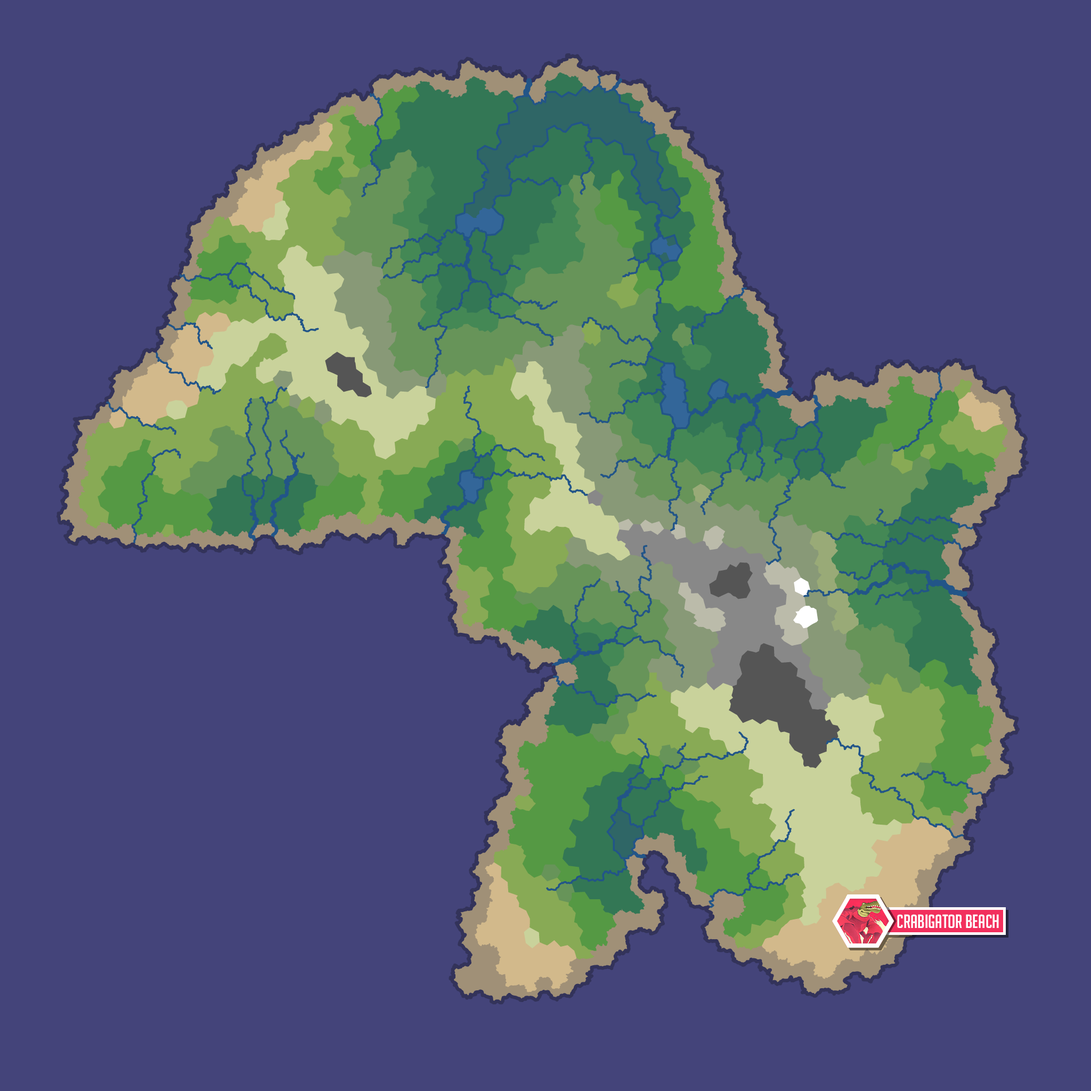
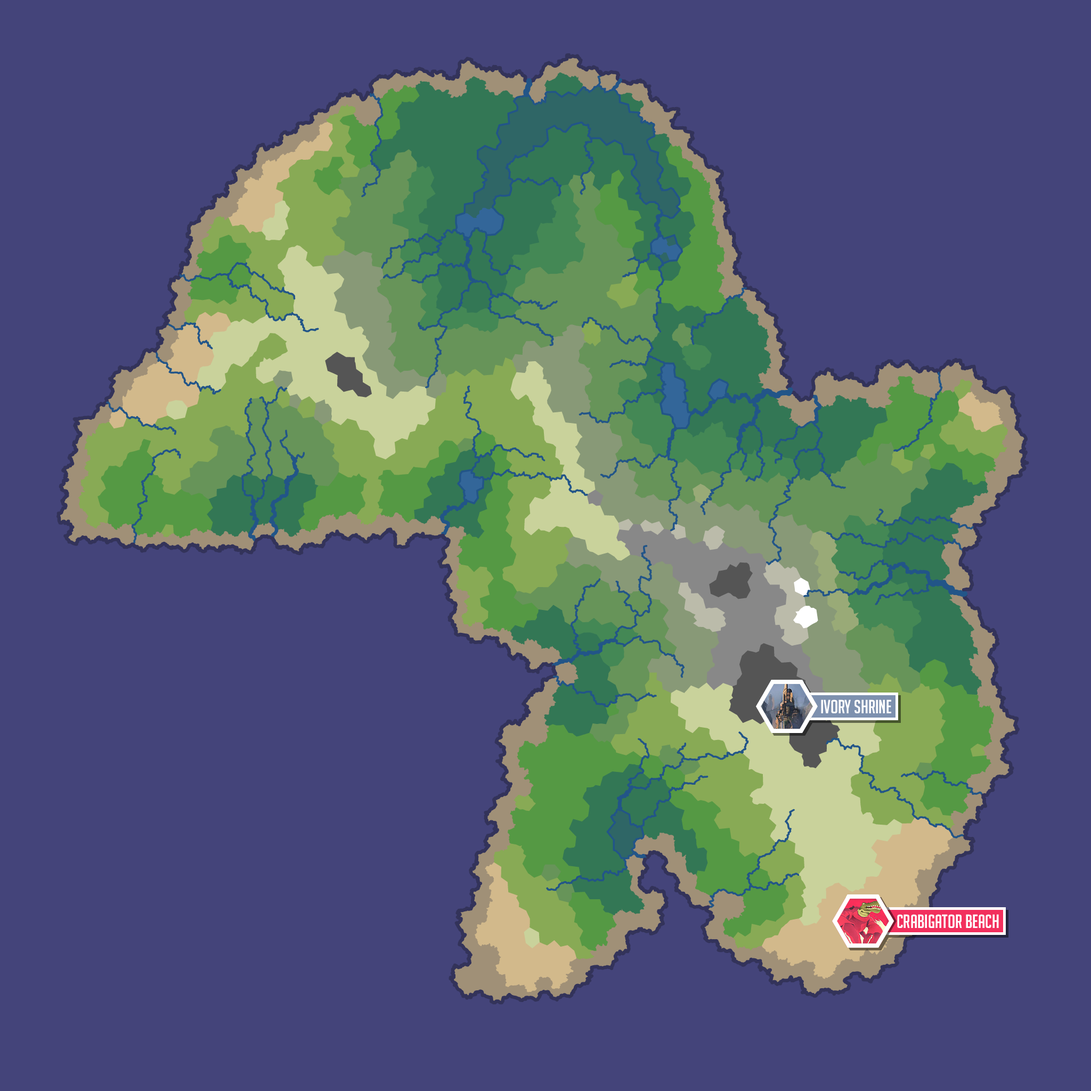
Two versions of the same layered image (1091x1091). Layer-by-layer changes:
added group "Shrine" with 10 layers above "Beach" over [756, 680, 902, 737]
added group "Location Tag" (1st of 2, in "Shrine") with 9 layers in group "Shrine" over [756, 680, 902, 737]
added group "Icon" (1st of 2, in "Shrine" › "Location Tag") with 3 layers in group "Location Tag" over [756, 680, 827, 737]
added layer "Location Icon Border" (1st of 2, in "Shrine" › "Location Tag" › "Icon") in group "Icon" over [756, 680, 819, 734]
added layer "66871330" in group "Icon" over [756, 680, 827, 737]
added layer "Location Icon Inner" (1st of 2, in "Shrine" › "Location Tag" › "Icon") in group "Icon" over [756, 680, 819, 734]
added group "Name" (1st of 2, in "Shrine" › "Location Tag") with 3 layers in group "Location Tag" over [806, 692, 899, 721]
added layer "ivory shrine" in group "Name" over [821, 699, 892, 714]
added layer "Location Name Border" (1st of 2, in "Shrine" › "Location Tag" › "Name") in group "Name" over [806, 692, 899, 721]
added layer "Location Name Inner" (1st of 2, in "Shrine" › "Location Tag" › "Name") in group "Name" over [806, 692, 899, 721]
added layer "Tag Shadow" (50%) in group "Location Tag" over [758, 682, 902, 737]
painted on "Crabigator beach" over [903, 914, 993, 929]
